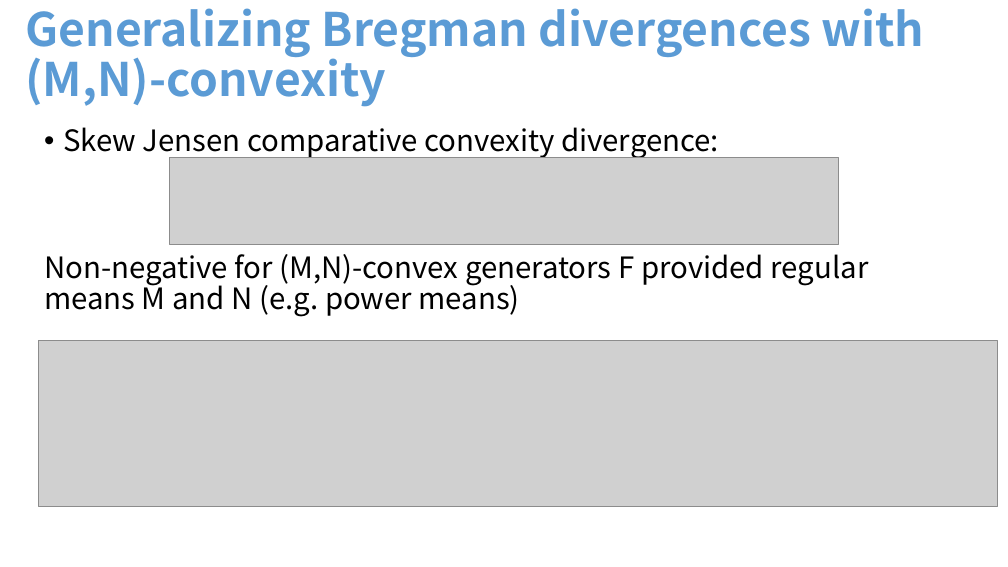
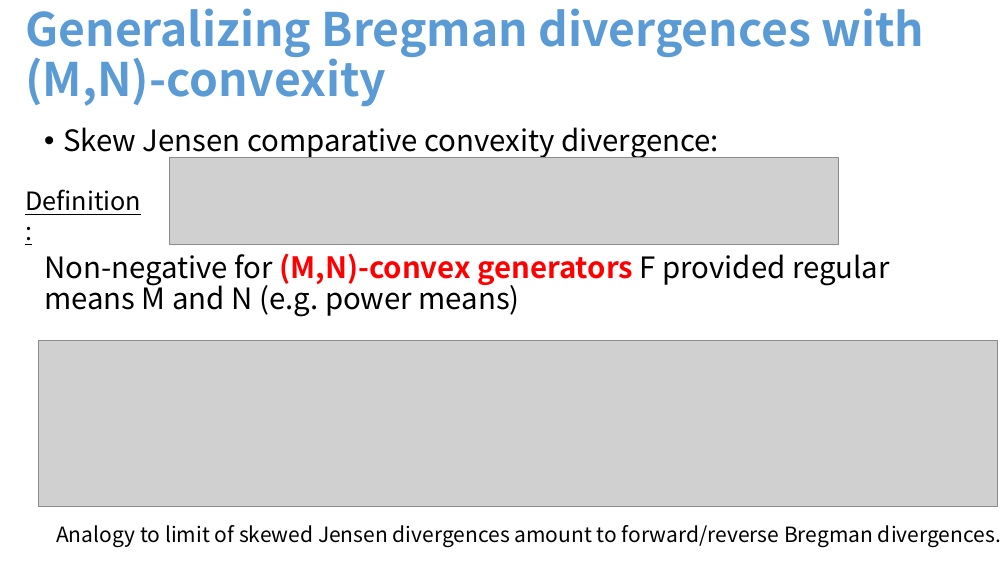
Before and after one commit to FrankNielsen/FrankNielsen.github.io, a slide deck: slide 32 of PPTX/DivergencesComparativeConvexity-FrankNIELSEN.pptx (slide 28 before the commit). Drawn at 1008x567 pixels with LibreOffice and Linux fonts; fonts in the diff are those of the drawing; grey boxes stand for pictures. Boxes give left, top, right and bottom in pixels: in the first picture for what was removed or moved away, otherwise in the second. Text is boxed around its words. In the diff, an @@ line names an element or a change of style, - is before the commit and + after.

```diff
--- a/PPTX/DivergencesComparativeConvexity-FrankNIELSEN.pptx
+++ b/PPTX/DivergencesComparativeConvexity-FrankNIELSEN.pptx
@@ text added at [25,189,141,215], 24 pt, text #000000, underline @@
+Definition:
@@ text at [44,253,890,317]: text colour #000000 to #FF0000, bold on in "(M,N)-convex generators" @@
@@ text added at [56,525,1001,547], 20 pt, text #000000 @@
+Analogy to limit of skewed Jensen divergences amount to forward/reverse Bregman divergences.
```
Also in this commit, not shown: 27 other slides changed, 8 slides added, 4 other files.
